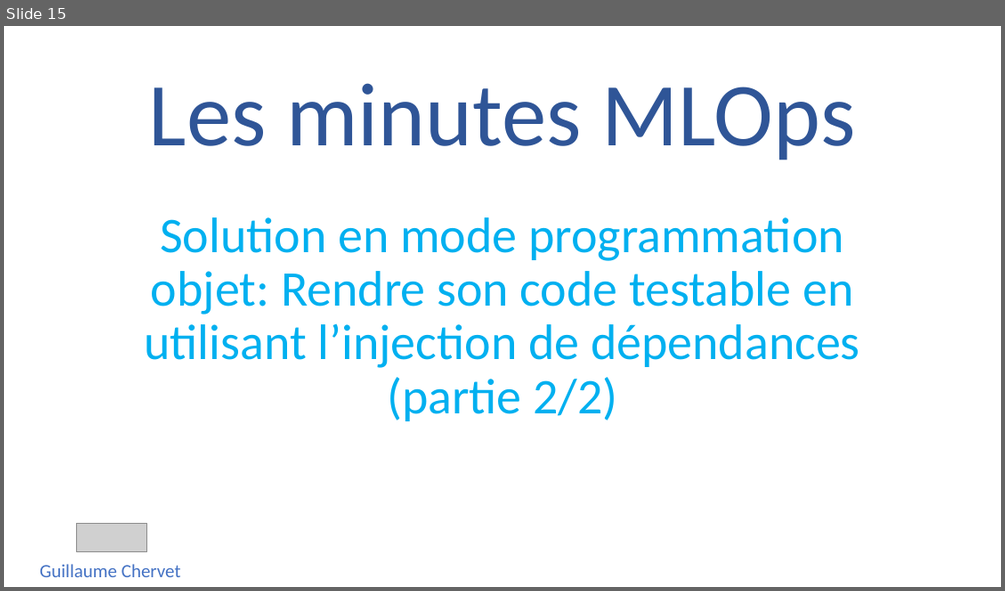
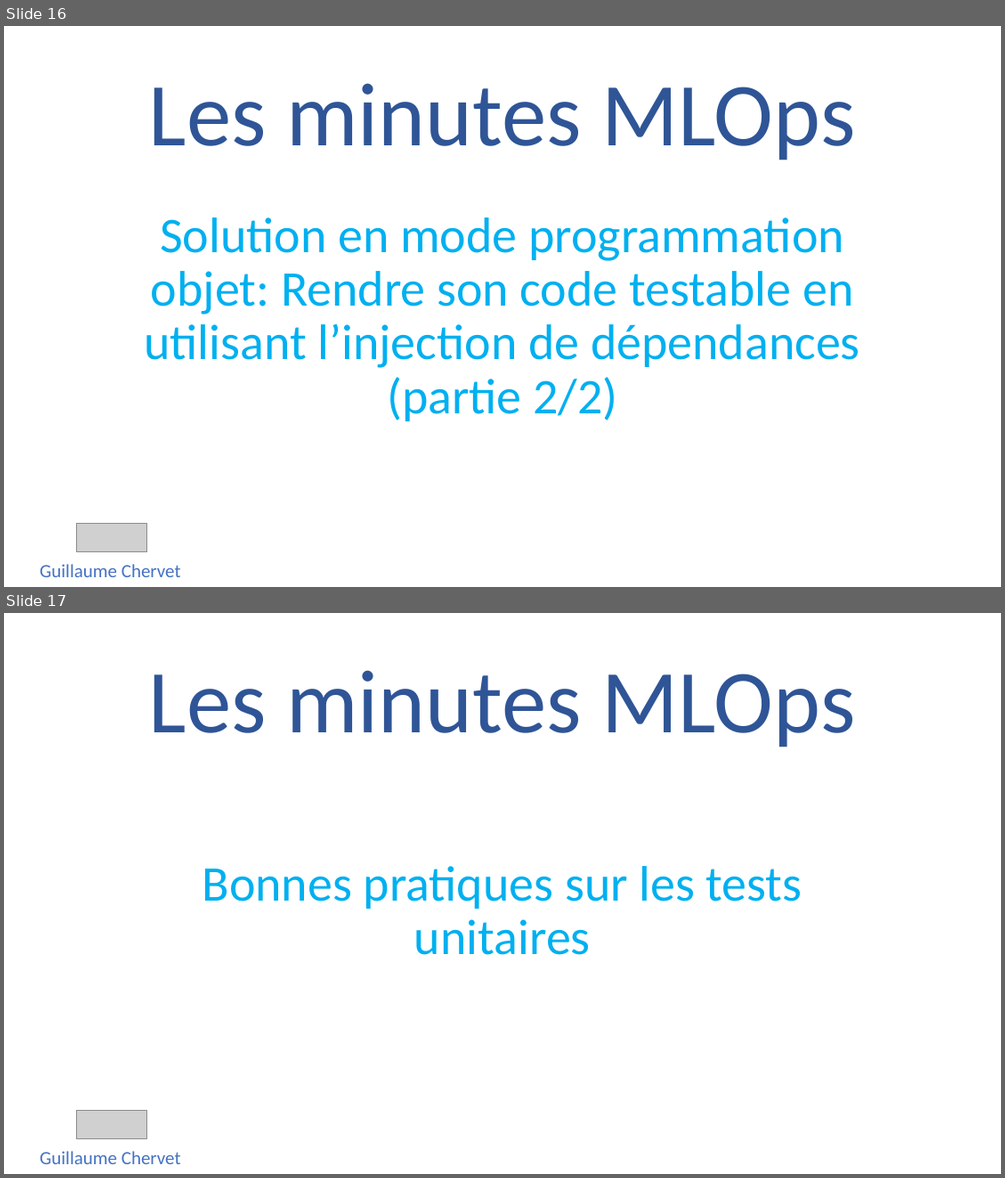
Before and after one commit to guillaume-chervet/Les-Minutes-MLOps, a slide deck: Les minutes MLOps.pptx. Shown one above the other, each under a label of ours: slide 15 before the commit, slides 16 and 17 after it. The pictures are 1005x591 and 1005x1178 pixels, drawn with LibreOffice and Linux fonts; fonts in the diff are those of the drawing; grey boxes stand for pictures. Boxes give left, top, right and bottom in pixels: in the first picture for what was removed or moved away, otherwise in the second. Text is boxed around its words. In the diff, an @@ line names an element or a change of style, - is before the commit and + after.

Commit message:
feat(MLOPs): add episodes

```diff
--- a/Les minutes MLOps.pptx
+++ b/Les minutes MLOps.pptx
@@ slide 17 added at <box>4,613,1001,1174</box>, background #FFFFFF @@
@@ title added at <box>149,670,856,747</box>, 86.4 pt, text #2F5597 @@
+Les minutes MLOps
@@ subtitle added at <box>202,866,802,955</box>, 48 pt, text #00B0F0 @@
+Bonnes pratiques sur les tests unitaires
@@ picture added at <box>76,1111,146,1139</box> @@
@@ text added at <box>40,1151,181,1164</box>, 18 pt, text #4472C4 @@
+Guillaume Chervet
@@ what was slide 15 is now slide 16 @@
```
Also in this commit, not shown: 15 other slides added, 3 other files.
